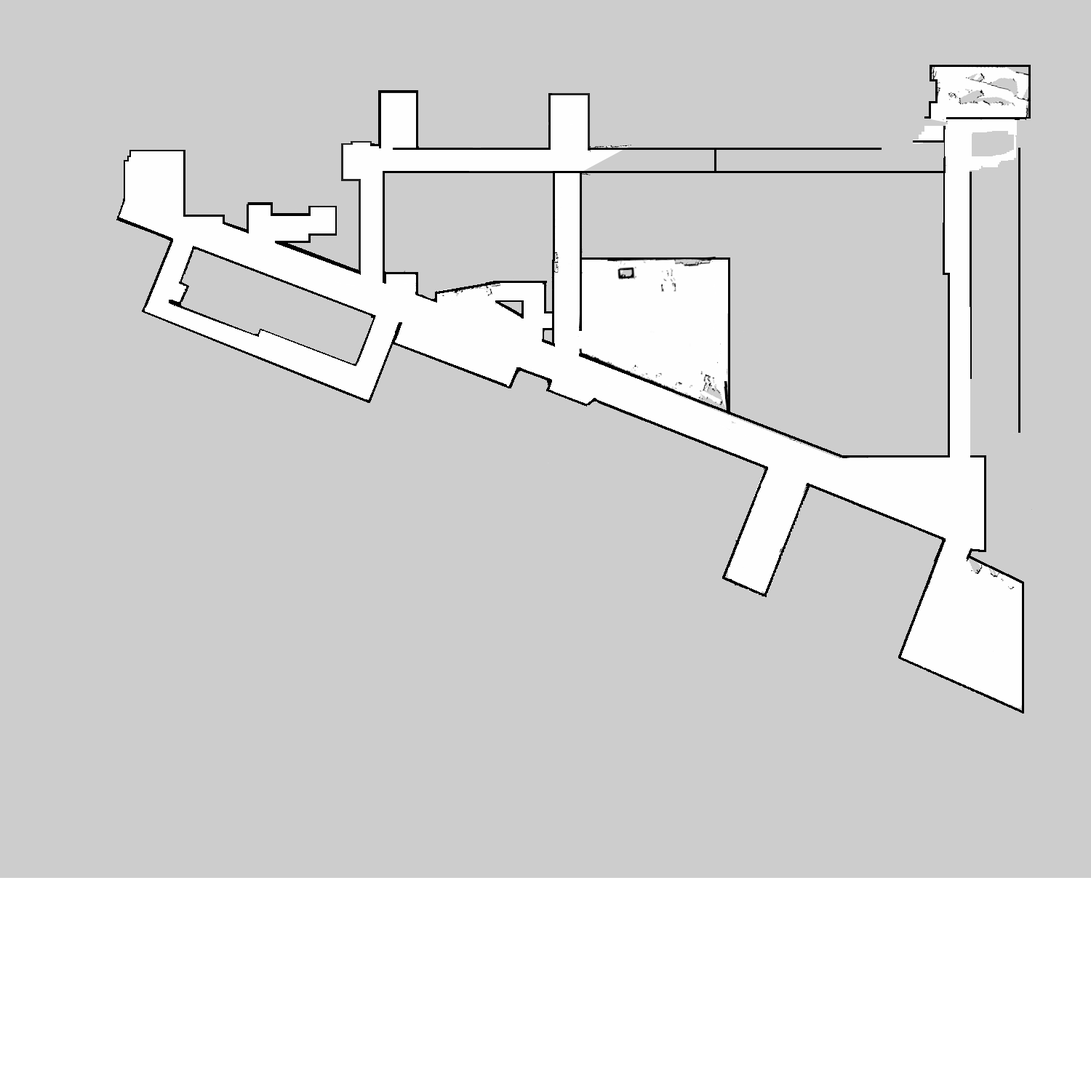
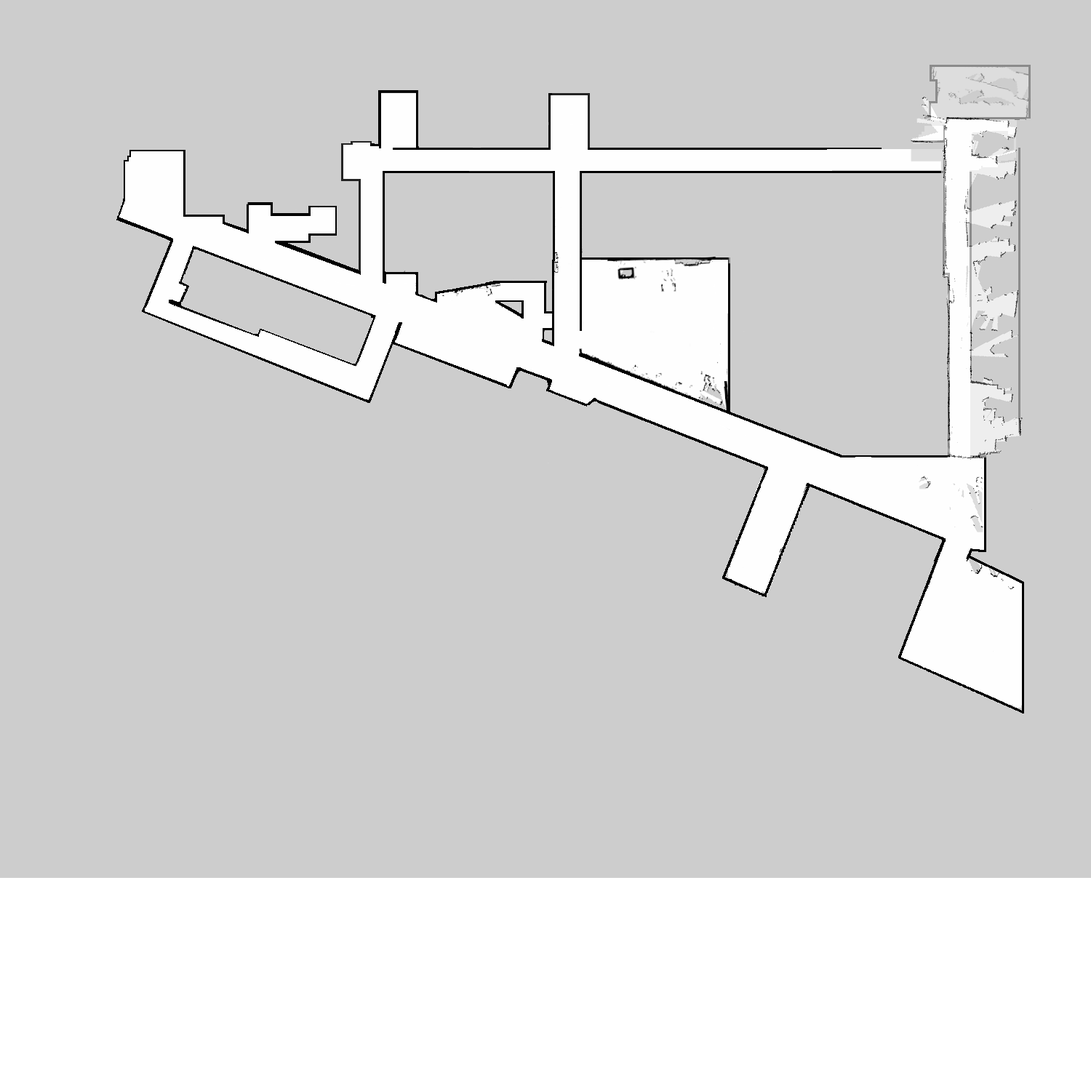
Two versions of the same layered image (1091×1091). Layer-by-layer changes:
showed "phd_office.pgm", opacity 42% → 68%, painted on it over [561, 64, 1033, 533]
painted on "lab_hallway_1.pgm" over [436, 113, 944, 459]
